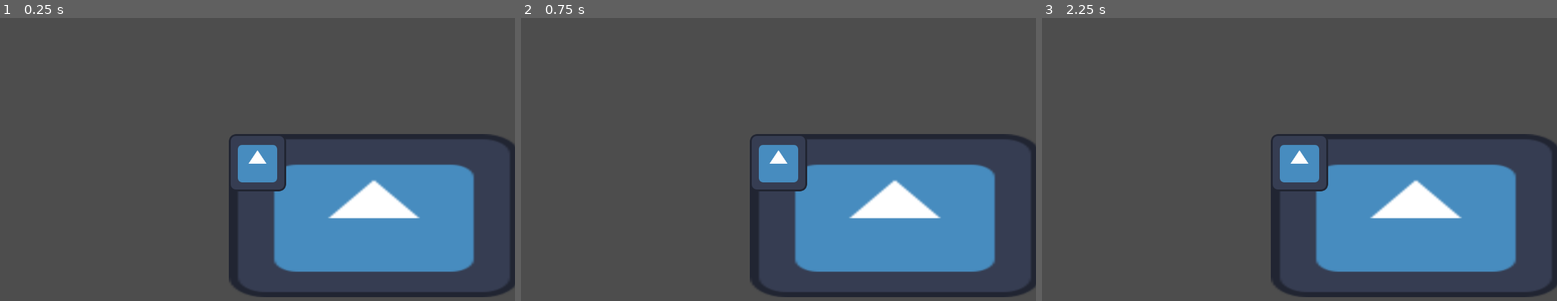
Above: before the commit, frames 1-3 (left to right).
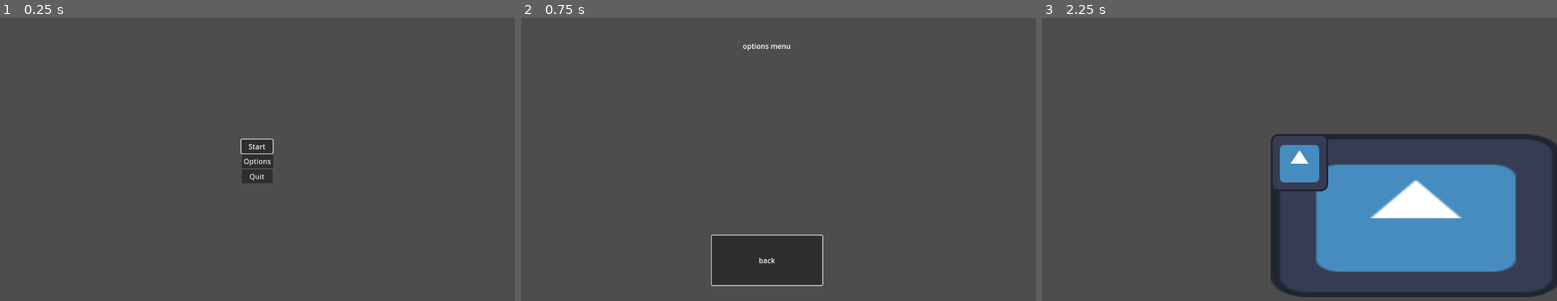
Above: after the commit, the same moments.

Repository: MajesticYak/darkworldgame
Game: Godot game, scene res://Scenes/menu_start.tscn
The game is run twice, just before and just after one commit, with the same random seed, the same clock (stepped at 60 frames per second) and the same inputs. Before the commit the project starts from res://Scenes/main.tscn. The engine's default icon, where the game draws it, is replaced by a stand-in: a white triangle on a blue panel in a dark square.
Inputs (mouse positions are in pixels of both pictures, inside the frame that each line leads up to):
- Up to frame 1 (0.25 s): no input
- Up to frame 2 (0.75 s): click (778, 162) at 0.5 s, where only the run after the commit has a clickable "Options"
- Up to frame 3 (2.25 s): click (1289, 261) at 1.25 s, where only the run after the commit has a clickable "back"; click (1299, 145) at 2 s, where only the run after the commit has a clickable "Start"

The runs differ from the first frame. In frame 1, 19% of the frame differs, in the area x 44-100%, y 41-99%; in frame 2, 22%, in the area x 36-100%, y 8-99%; in frame 3, nothing differs.

Commit message:
added basic menu
start, options, and quit buttons added with basic functions

Diff:
--- /dev/null
+++ b/Scenes/menu_options.gd
@@ -0,0 +1,8 @@
+extends Control
+
+# Called when the node enters the scene tree for the first time.
+func _ready():
+	$back.grab_focus()
+
+func _on_back_pressed():
+	get_tree().change_scene_to_file("res://Scenes/menu_start.tscn")
--- /dev/null
+++ b/Scenes/menu_options.tscn
@@ -0,0 +1,31 @@
+[gd_scene load_steps=2 format=3 uid="uid://b2r5pa1lk8q02"]
+
+[ext_resource type="Script" path="res://Scenes/menu_options.gd" id="1_aor8j"]
+
+[node name="menu_options" type="Control"]
+layout_mode = 3
+anchors_preset = 15
+anchor_right = 1.0
+anchor_bottom = 1.0
+grow_horizontal = 2
+grow_vertical = 2
+script = ExtResource("1_aor8j")
+
+[node name="back" type="Button" parent="."]
+layout_mode = 0
+offset_left = 427.0
+offset_top = 487.0
+offset_right = 674.0
+offset_bottom = 598.0
+text = "back
+"
+
+[node name="RichTextLabel" type="RichTextLabel" parent="."]
+layout_mode = 0
+offset_left = 496.0
+offset_top = 51.0
+offset_right = 649.0
+offset_bottom = 91.0
+text = "options menu"
+
+[connection signal="pressed" from="back" to="." method="_on_back_pressed"]
--- /dev/null
+++ b/Scenes/menu_start.gd
@@ -0,0 +1,17 @@
+extends Control
+
+func _ready():
+	#keyboard accessibility (enables keyboard input for menu keys)
+	$startButton.grab_focus()
+
+#changes to main scene
+func _on_start_button_pressed():
+	get_tree().change_scene_to_file("res://Scenes/main.tscn")
+
+#changes to options scene
+func _on_options_button_pressed():
+	get_tree().change_scene_to_file("res://Scenes/menu_options.tscn")
+
+#quits out of the game
+func _on_quit_button_pressed():
+	get_tree().quit()
--- /dev/null
+++ b/Scenes/menu_start.tscn
@@ -0,0 +1,67 @@
+[gd_scene load_steps=2 format=3 uid="uid://bpbt2ru3rvml3"]
+
+[ext_resource type="Script" path="res://Scenes/menu_start.gd" id="1_rd6o0"]
+
+[node name="menu start" type="Control"]
+layout_mode = 3
+anchors_preset = 15
+anchor_right = 1.0
+anchor_bottom = 1.0
+grow_horizontal = 2
+grow_vertical = 2
+size_flags_horizontal = 4
+size_flags_vertical = 4
+script = ExtResource("1_rd6o0")
+
+[node name="startButton" type="Button" parent="."]
+layout_mode = 1
+anchors_preset = 8
+anchor_left = 0.5
+anchor_top = 0.5
+anchor_right = 0.5
+anchor_bottom = 0.5
+offset_left = -36.0
+offset_top = -52.0
+offset_right = 34.0
+offset_bottom = -21.0
+grow_horizontal = 2
+grow_vertical = 2
+focus_neighbor_top = NodePath("../quitButton")
+text = "Start"
+
+[node name="optionsButton" type="Button" parent="."]
+layout_mode = 1
+anchors_preset = 8
+anchor_left = 0.5
+anchor_top = 0.5
+anchor_right = 0.5
+anchor_bottom = 0.5
+offset_left = -35.0
+offset_top = -19.0
+offset_right = 35.0
+offset_bottom = 12.0
+grow_horizontal = 2
+grow_vertical = 2
+text = "Options"
+
+[node name="quitButton" type="Button" parent="."]
+layout_mode = 1
+anchors_preset = 8
+anchor_left = 0.5
+anchor_top = 0.5
+anchor_right = 0.5
+anchor_bottom = 0.5
+offset_left = -35.0
+offset_top = 15.0
+offset_right = 34.0
+offset_bottom = 46.0
+grow_horizontal = 2
+grow_vertical = 2
+size_flags_horizontal = 4
+size_flags_vertical = 4
+focus_neighbor_bottom = NodePath("../startButton")
+text = "Quit"
+
+[connection signal="pressed" from="startButton" to="." method="_on_start_button_pressed"]
+[connection signal="pressed" from="optionsButton" to="." method="_on_options_button_pressed"]
+[connection signal="pressed" from="quitButton" to="." method="_on_quit_button_pressed"]
--- a/Scenes/player.gd
+++ b/Scenes/player.gd
@@ -7,3 +7,8 @@
 	velocity = direction * speed
 
 	move_and_slide()
+
+	#if Input.is_action_just_pressed("open options"):
+		#implement this later so that player can access options in game
+		#var optionsInstance = load("res://Scenes/menu_options.tscn").instantiate()
+		#get_tree().current_scene.add_child(optionsInstance)
--- a/project.godot
+++ b/project.godot
@@ -11,7 +11,7 @@
 [application]
 
 config/name="darkworldgame"
-run/main_scene="res://Scenes/main.tscn"
+run/main_scene="res://Scenes/menu_start.tscn"
 config/features=PackedStringArray("4.2", "Forward Plus")
 config/icon="res://Assets/icon.svg"
 
@@ -41,3 +41,8 @@
 , Object(InputEventKey,"resource_local_to_scene":false,"resource_name":"","device":-1,"window_id":0,"alt_pressed":false,"shift_pressed":false,"ctrl_pressed":false,"meta_pressed":false,"pressed":false,"keycode":0,"physical_keycode":4194322,"key_label":0,"unicode":0,"echo":false,"script":null)
 ]
 }
+"open options"={
+"deadzone": 0.5,
+"events": [Object(InputEventKey,"resource_local_to_scene":false,"resource_name":"","device":-1,"window_id":0,"alt_pressed":false,"shift_pressed":false,"ctrl_pressed":false,"meta_pressed":false,"pressed":false,"keycode":0,"physical_keycode":4194305,"key_label":0,"unicode":0,"echo":false,"script":null)
+]
+}
